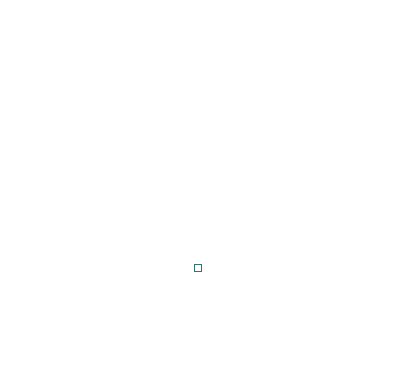
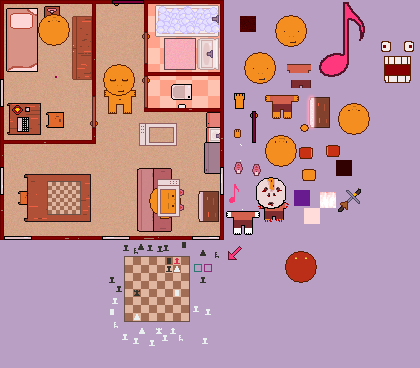
The second 420×368 image is a revision of the first. Changes to its layers:
showed "Layer 10 copy 5" over [left=275, top=15, right=307, bottom=47]
showed "Layer 10 copy 4" over [left=244, top=52, right=276, bottom=84]
showed "Ellipse 1 copy 2" over [left=319, top=2, right=414, bottom=83]
showed "Layer 56 copy 2" over [left=149, top=185, right=181, bottom=217]
showed "Layer 56 copy 3" over [left=38, top=14, right=70, bottom=46]
showed "Layer 56 copy 5" over [left=285, top=251, right=317, bottom=283]
showed "Layer 56 copy" over [left=338, top=103, right=370, bottom=135]
showed "Layer 56" over [left=265, top=135, right=297, bottom=167]
showed "Layer 10 copy 3" over [left=103, top=64, right=135, bottom=96]
showed "Layer 1 copy 29" over [left=0, top=0, right=224, bottom=240]
showed "Layer 45" over [left=156, top=6, right=220, bottom=34]
showed "Layer 31" over [left=72, top=16, right=92, bottom=80]
showed "Layer 26 copy" over [left=124, top=256, right=190, bottom=322]
showed "Layer 26" over [left=47, top=181, right=81, bottom=215]
showed "Layer 54" over [left=24, top=174, right=91, bottom=222]
showed "Layer 19" over [left=164, top=38, right=196, bottom=70]
showed "Layer 37" over [left=7, top=103, right=41, bottom=135]
showed "Layer 39" over [left=137, top=168, right=172, bottom=232]
showed "Layer 28" over [left=155, top=5, right=219, bottom=37]
showed "Layer 1 copy 39" over [left=144, top=80, right=224, bottom=112]
showed "Layer 52" over [left=6, top=8, right=38, bottom=72]
showed "Layer 32" over [left=144, top=0, right=224, bottom=80]
showed "Layer 0" over [left=0, top=0, right=224, bottom=240]
showed "Layer 79" over [left=0, top=0, right=420, bottom=368]
…and 94 more changes (1 painted, 94 visibility)
